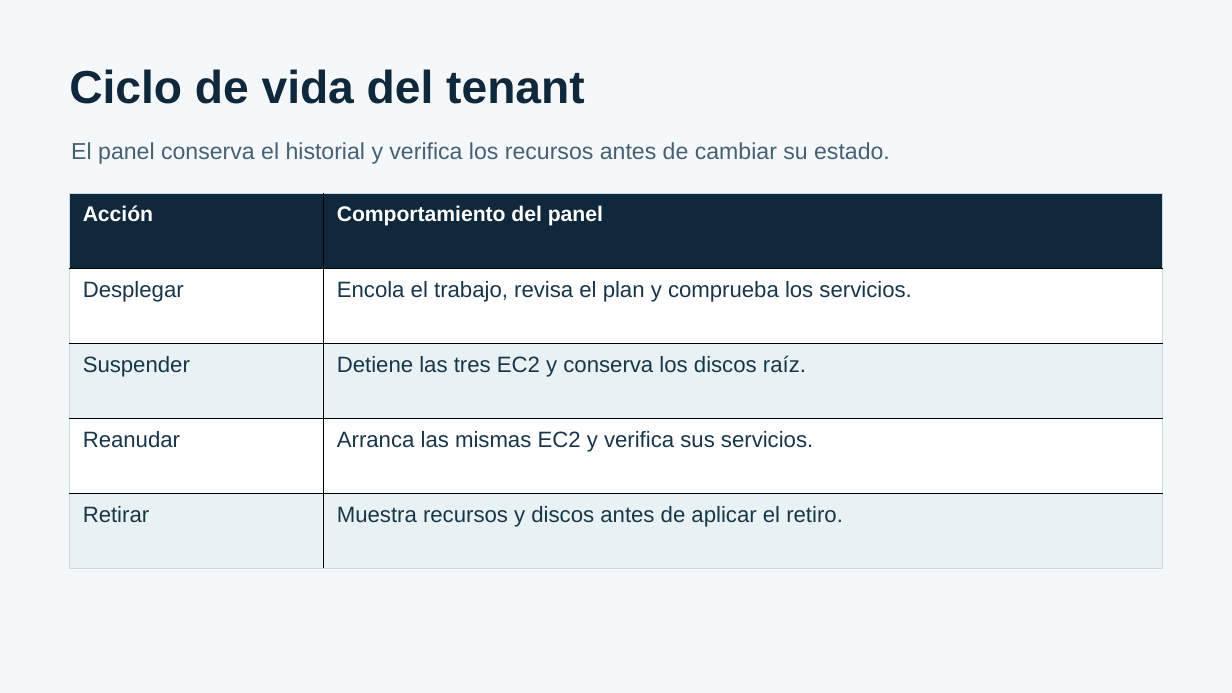
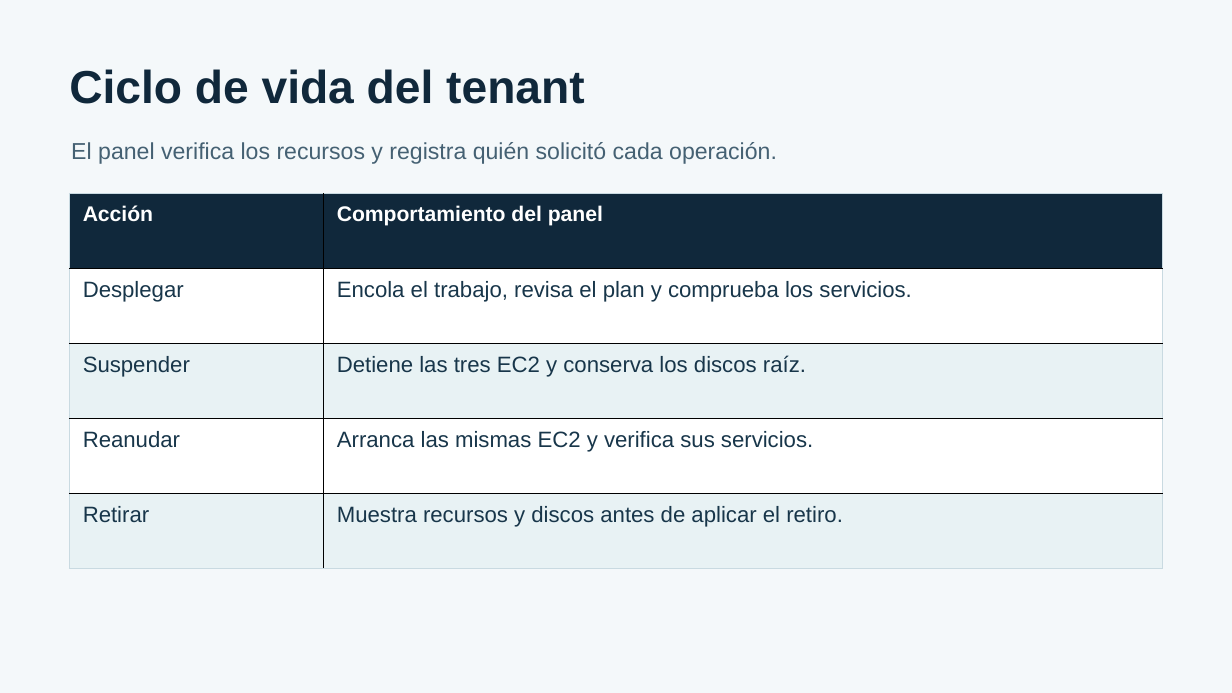
Before and after one commit to masterkof2021/uagrm-asistencia, a slide deck: slide 6 of documentacion/presentacion-proyecto-final-modulo-2.pptx. Drawn at 1232x693 pixels with LibreOffice and Linux fonts; fonts in the diff are those of the drawing. Boxes give left, top, right and bottom in pixels: in the first picture for what was removed or moved away, otherwise in the second. Text is boxed around its words. In the diff, an @@ line names an element or a change of style, - is before the commit and + after.

```diff
--- a/documentacion/presentacion-proyecto-final-modulo-2.pptx
+++ b/documentacion/presentacion-proyecto-final-modulo-2.pptx
@@ text at (71, 142, 777, 164): text changed @@
-El panel conserva el historial y verifica los recursos antes de cambiar su estado.
+El panel verifica los recursos y registra quién solicitó cada operación.
```
Also in this commit, not shown: 2 other slides changed, 1 slide added, 5 other files.
